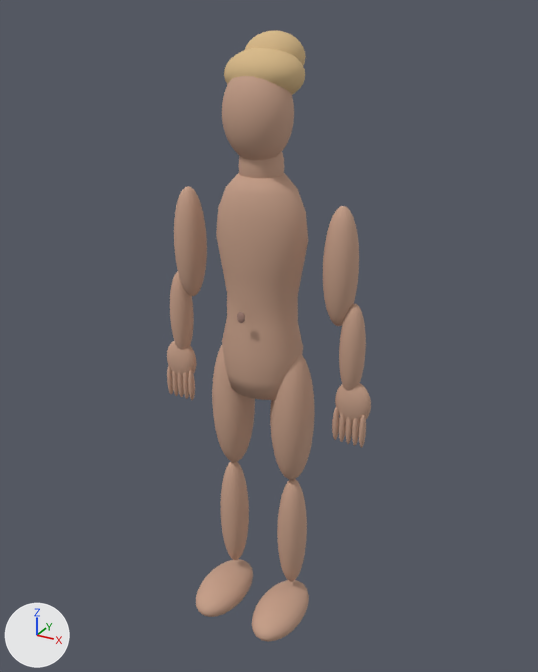
What one commit did to the glTF model world-creator/assets/sav-prototype.glb.
Both versions are drawn from a 50 mm lens placed at (1.002, -1.78, 1.942), pointed at (0.015, 0.014, 1.045). Lighting does not change. The marker at lower left points along +X, +Y and +Z. The older version comes first. Vertices at exactly the same position are counted once.

The first picture shows 'L foot', 'L forearm', 'L shin', 'L thigh', 'L upper arm', 'R foot', 'R shin', 'R thigh', 'R upper arm', 'Sav continuous torso', 'blonde bun', 'blonde swept up hair', 'head' and 15 more.
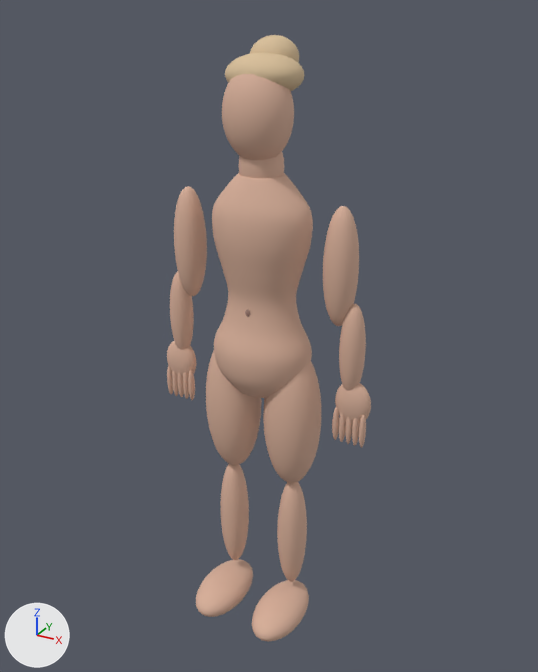
Changed parts and their boxes [x1, y1, x2, y2] in the pictures (538 x 672 px):
'Sav continuous torso', reshaped (10% wider): before [216, 173, 308, 400]; after [212, 173, 313, 398]
'L thigh', rescaled: before [270, 354, 315, 480]; after [263, 361, 321, 483]
'R thigh', rescaled (30% wider): before [212, 345, 255, 462]; after [206, 350, 262, 465]
'blonde bun', rescaled (19% narrower, 22% shorter): before [245, 30, 306, 66]; after [250, 35, 299, 63]
part 2 of me_sphere_001, recoloured: [222, 76, 294, 160] in both

The change in detail:
Material 'Sav warm golden complexion' (mat_sav_warm_golden_complexion) is new.
Its base color is (0.69, 0.435, 0.325) (beige #d8b09a).
Its roughness is 0.83.
Material 'Sav sandy blonde' (mat_sav_sandy_blonde) is new.
Its base color is (0.69, 0.52, 0.32) (beige #d8bf99).
Its roughness is 0.83.
me_sphere_003 is used by ob_blonde_bun; location (0.0, 0.0, 0.0).
me_sphere_003 had 362 vertices, 720 faces and spanned x -0.084..0.084, y -0.006..0.15, z 1.758..1.89.
me_sphere_003 no longer uses material mat_gold_blonde (beige #d7b886).
me_sphere_003 now has 362 vertices, 720 faces and spans x -0.067..0.067, y 0.008..0.136, z 1.769..1.879.
me_sphere_003 part 1: the whole mesh is scaled about its middle by (0.798, 0.821, 0.833).
me_sphere_003 gains material mat_sav_sandy_blonde (beige #d8bf99).
me_sphere_001 has 362 vertices, 720 faces and spans x -0.099..0.099, y -0.101..0.065, z 1.562..1.818.
me_sphere_001 is used by ob_head; location (0.0, 0.0, 0.0).
me_sphere_001 part 2: 720 faces spanning x -0.099..0.099, y -0.101..0.065, z 1.562..1.818 switch from mat_warm_skin (beige #c7a089) to mat_sav_warm_golden_complexion (beige #d8b09a).
me_sphere_008 is used by ob_l_thigh; location (0.0, 0.0, 0.0).
me_sphere_008 had 362 vertices, 720 faces and spanned x 0.038..0.172, y -0.07..0.07, z 0.575..1.025.
me_sphere_008 no longer uses material mat_warm_skin (beige #c7a089).
me_sphere_008 now has 362 vertices, 720 faces and spans x 0.015..0.195, y -0.085..0.085, z 0.565..1.035.
me_sphere_008 part 3: the whole mesh is scaled about its middle by (1.34, 1.21, 1.04).
me_sphere_008 gains material mat_sav_warm_golden_complexion (beige #d8b09a).
me_sphere_019 is used by ob_r_thigh; location (0.0, 0.0, 0.0).
me_sphere_019 had 362 vertices, 720 faces and spanned x -0.172..-0.038, y -0.07..0.07, z 0.575..1.025.
me_sphere_019 no longer uses material mat_warm_skin (beige #c7a089).
me_sphere_019 now has 362 vertices, 720 faces and spans x -0.195..-0.015, y -0.085..0.085, z 0.565..1.035.
me_sphere_019 part 4: the whole mesh is scaled about its middle by (1.34, 1.21, 1.04).
me_sphere_019 gains material mat_sav_warm_golden_complexion (beige #d8b09a).
me_sav_continuous_torso_mesh is used by ob_sav_continuous_torso; location (0.0, 0.0, 0.0).
me_sav_continuous_torso_mesh had 320 vertices, 636 faces and spanned x -0.138..0.138, y -0.101..0.101, z 0.88..1.53.
me_sav_continuous_torso_mesh no longer uses material mat_warm_skin (beige #c7a089).
me_sav_continuous_torso_mesh now has 2208 vertices, 4412 faces and spans x -0.155..0.155, y -0.118..0.118, z 0.88..1.53.
me_sav_continuous_torso_mesh part 5: 4 vertices moved within x -0.086..0.086, y -0.066..0.066, z 1.26; 292 vertices removed from x -0.138..0.138, y -0.101..0.101, z 0.88..1.53; 2180 vertices added at x -0.155..0.155, y -0.118..0.118, z 0.88..1.53.
me_sav_continuous_torso_mesh gains material mat_sav_warm_golden_complexion (beige #d8b09a).
